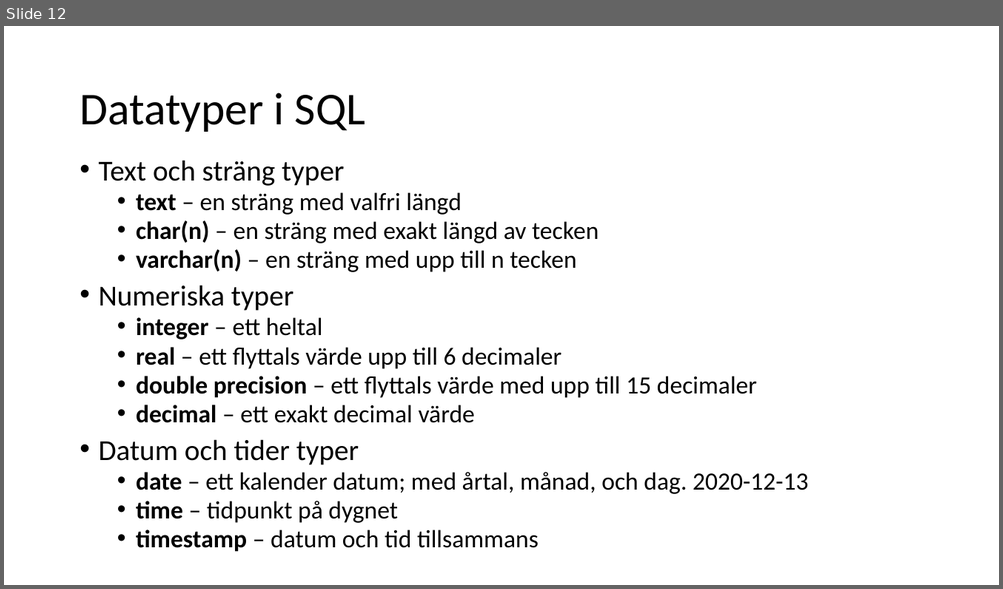
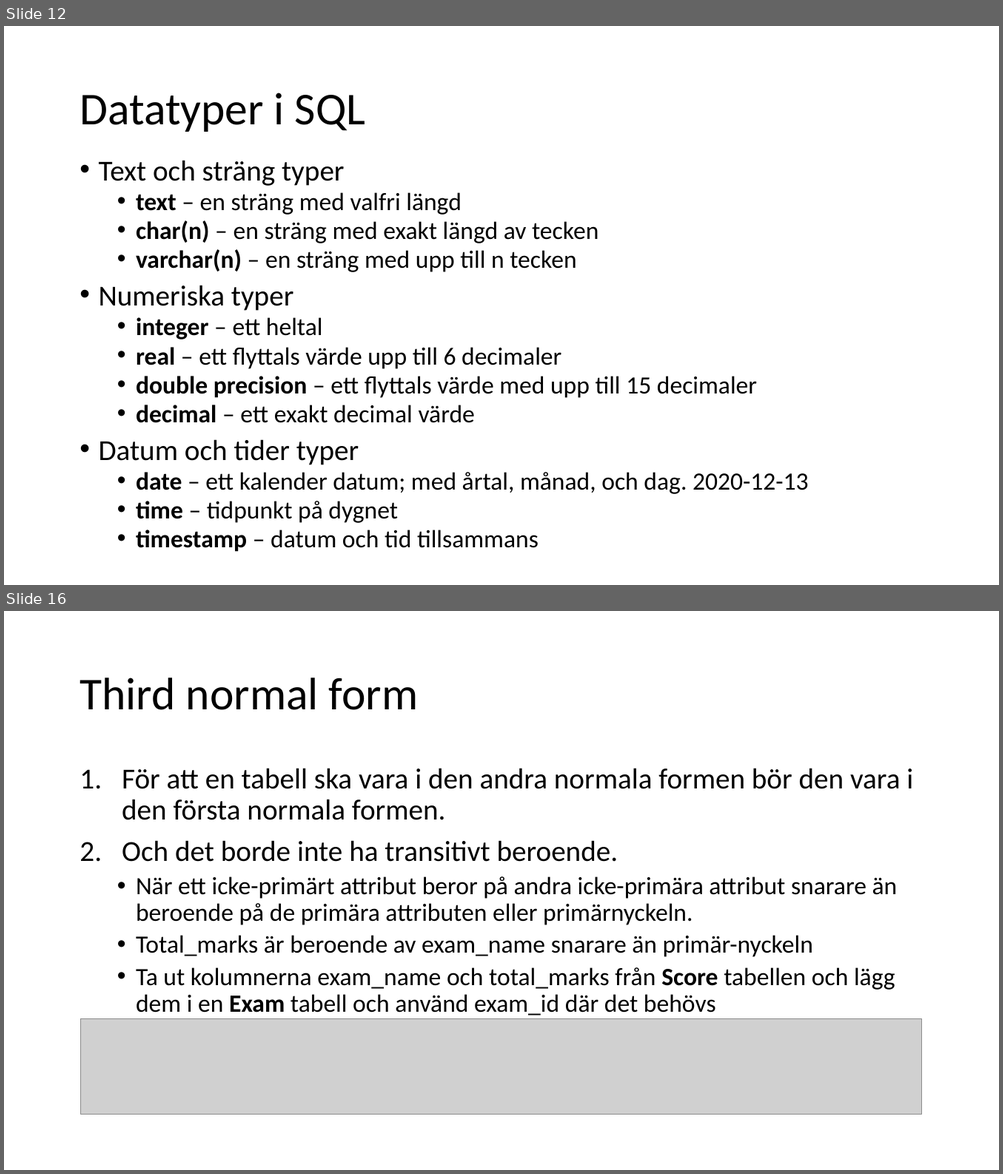
Before and after one commit to abbjetmus/FN-projekt, a slide deck: Relationsdatabaser.pptx. Shown one above the other, each under a label of ours: slide 12 before the commit, slides 12 and 16 after it; the slides between them are not shown. The pictures are 1003x589 and 1003x1174 pixels, drawn with LibreOffice and Linux fonts; fonts in the diff are those of the drawing; grey boxes stand for pictures. Boxes give left, top, right and bottom in pixels: in the first picture for what was removed or moved away, otherwise in the second. Text is boxed around its words. In the diff, an @@ line names an element or a change of style, - is before the commit and + after.

```diff
--- a/Relationsdatabaser.pptx
+++ b/Relationsdatabaser.pptx
@@ slide 16 added at (4,611,999,1170), background #FFFFFF @@
@@ title added at (79,678,418,710), 44 pt, text #000000 @@
+Third normal form
@@ text added at (122,768,913,1016), 24 pt, text #000000 @@
+1. För att en tabell ska vara i den andra normala formen bör den vara i den första normala formen.
+2. Och det borde inte ha transitivt beroende.
+  • När ett icke-primärt attribut beror på andra icke-primära attribut snarare än beroende på de primära attributen eller primärnyckeln.
+  • Total_marks är beroende av exam_name snarare än primär-nyckeln
+  • Ta ut kolumnerna exam_name och total_marks från Score tabellen och lägg dem i en Exam tabell och använd exam_id där det behövs
@@ picture added at (81,1019,922,1115) @@
```
Also in this commit, not shown: 1 slide changed, 3 other slides added, 1 other file.
